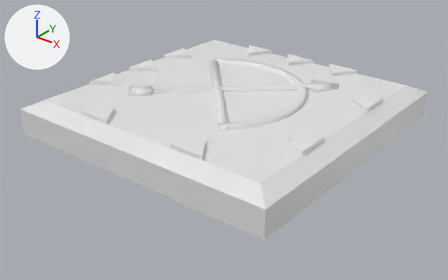
The Blender file Assets/Objects/puzzle6-birds/Models/bow_3_Clue.blend as it was, and as the next commit left it.
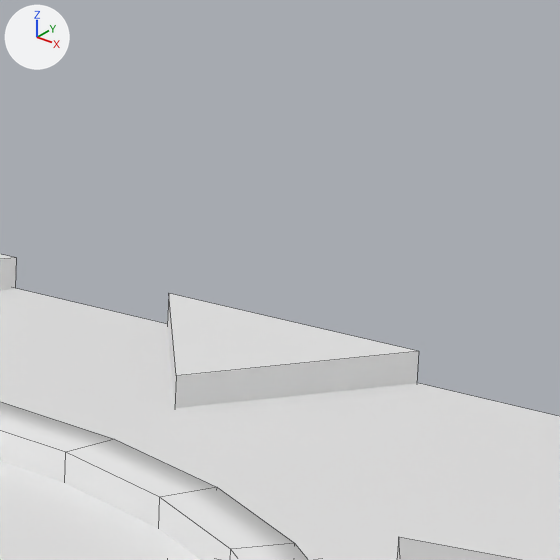
Old and new are each drawn whole from a 50 mm camera at (2.451, -3.14, 1.674) aimed at (0.027, -0.111, -0.204) and again close up on the part from 60% to 73% of the width and 9% to 29% of the height. The axes (+X, +Y, +Z) are drawn at upper left. The lights are the same throughout. The close-ups show mesh edges as thin lines.
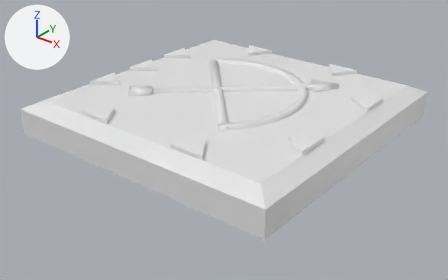
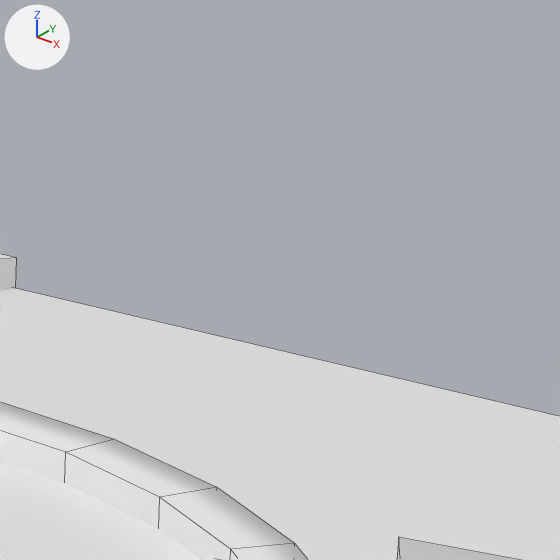
Location of each change, [x1, y1, x2, y2] in pixels of the close-ups (560 x 560 px):
'Cube.009', reshaped
    before: [0, 254, 419, 408]
    after: [0, 254, 16, 290]
part 1 of me_cube_001, deleted
    before: [167, 293, 419, 408]

Patch to the scene script:
```diff
--- a/Assets/Objects/puzzle6-birds/Models/bow_3_Clue.blend.py
+++ b/Assets/Objects/puzzle6-birds/Models/bow_3_Clue.blend.py
@@ me_cube_001 @@
 me_cube_001.from_pydata(...)  # 60 vertices, 40 faces; spans x -8.1..8.1, y -8.1..8.0, z -1.1..0.3
 # used by ob_cube_009; location = (0.0, 0.0, 0.0); rotation_euler = (0.0, 0.0, 7.072), in degrees (0, 0, 45); scale = (-0.121, -0.121, -0.121)
+# me_cube_001 part 1: the loose piece of 6 vertices spanning x -5.8..-4.2, y -5.8..-4.2, z -1.1..0.3 is deleted
```
